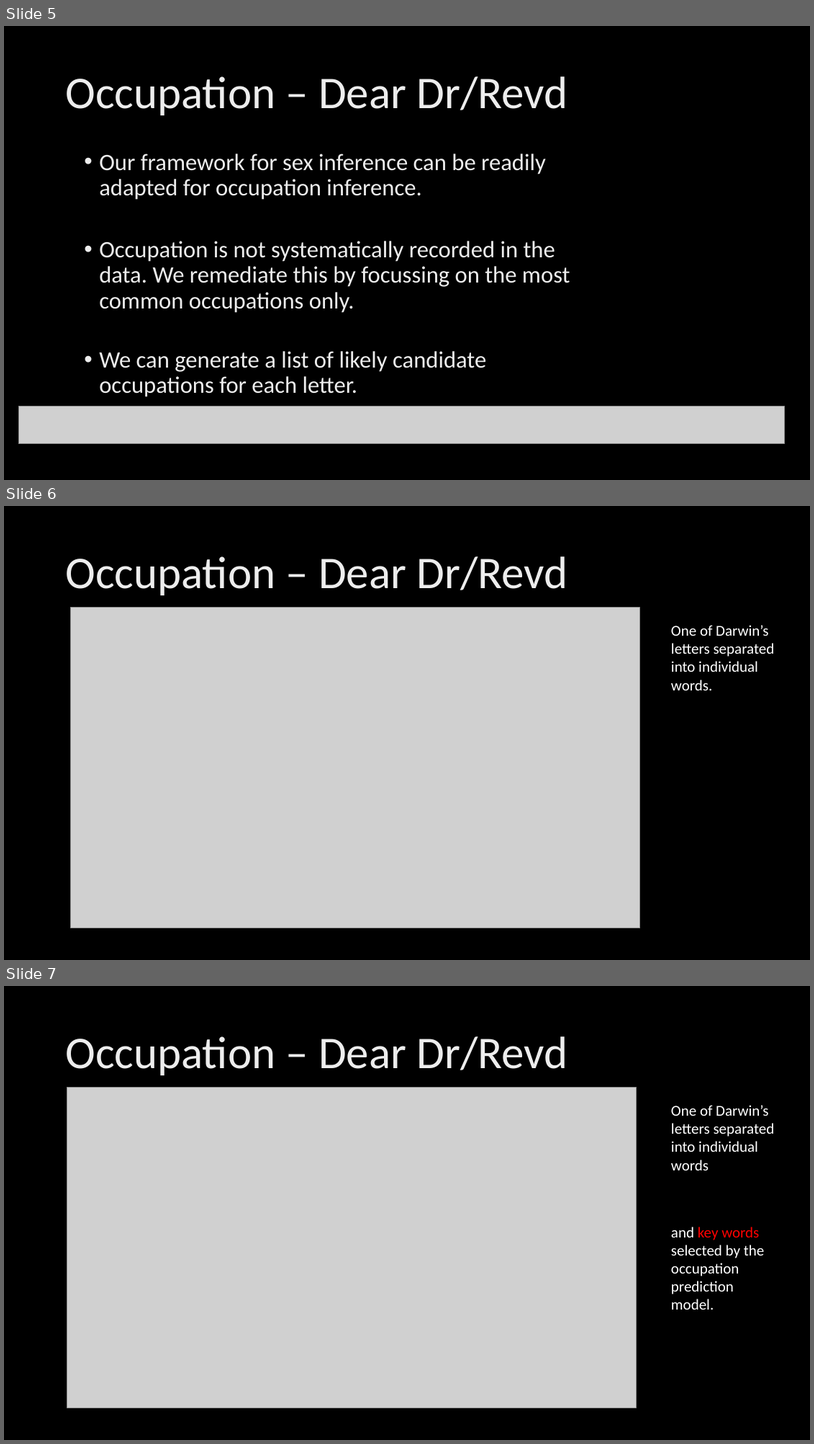
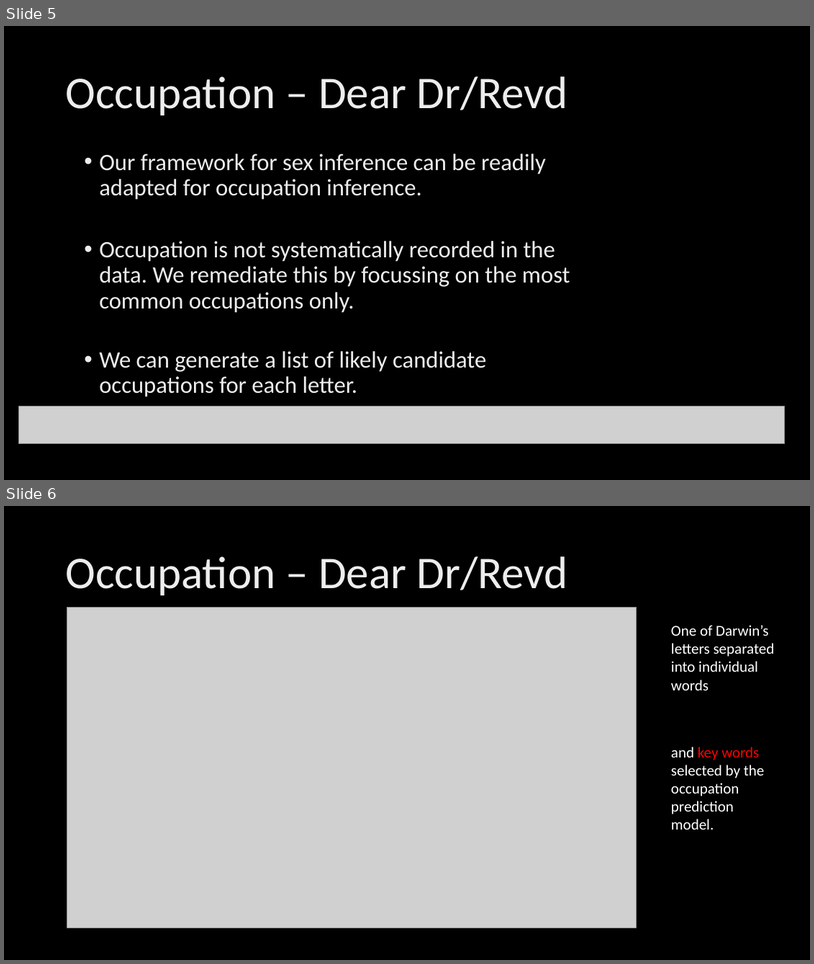
Before and after one commit to JasonRWood/Hack_darwin, a slide deck: DCP-presentation-group1.pptx. Shown one above the other, each under a label of ours: slides 5, 6 and 7 before the commit, slides 5 and 6 after it. The pictures are 814x1444 and 814x964 pixels, drawn with LibreOffice and Linux fonts; fonts in the diff are those of the drawing; grey boxes stand for pictures; background and template pictures are left out. Boxes give left, top, right and bottom in pixels: in the first picture for what was removed or moved away, otherwise in the second. Text is boxed around its words. In the diff, an @@ line names an element or a change of style, - is before the commit and + after.

```diff
--- a/DCP-presentation-group1.pptx
+++ b/DCP-presentation-group1.pptx
@@ slide 6 removed at [4,506,810,960], background picture (left out) @@
@@ title removed at [65,556,568,595] @@
-Occupation – Dear Dr/Revd
@@ picture removed at [70,608,640,928] @@
@@ text removed at [671,625,775,690] @@
-One of Darwin’s letters separated into individual words.
@@ what was slide 7 is now slide 6 @@
```
